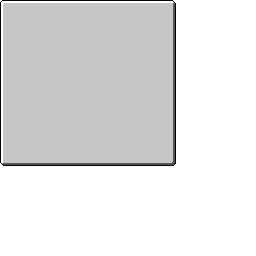
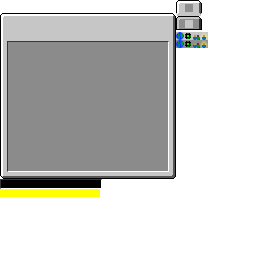
Two versions of the same layered image (256px x 256px). Layer-by-layer changes:
painted on "Pasted Layer" over <box>0,0,208,197</box>
